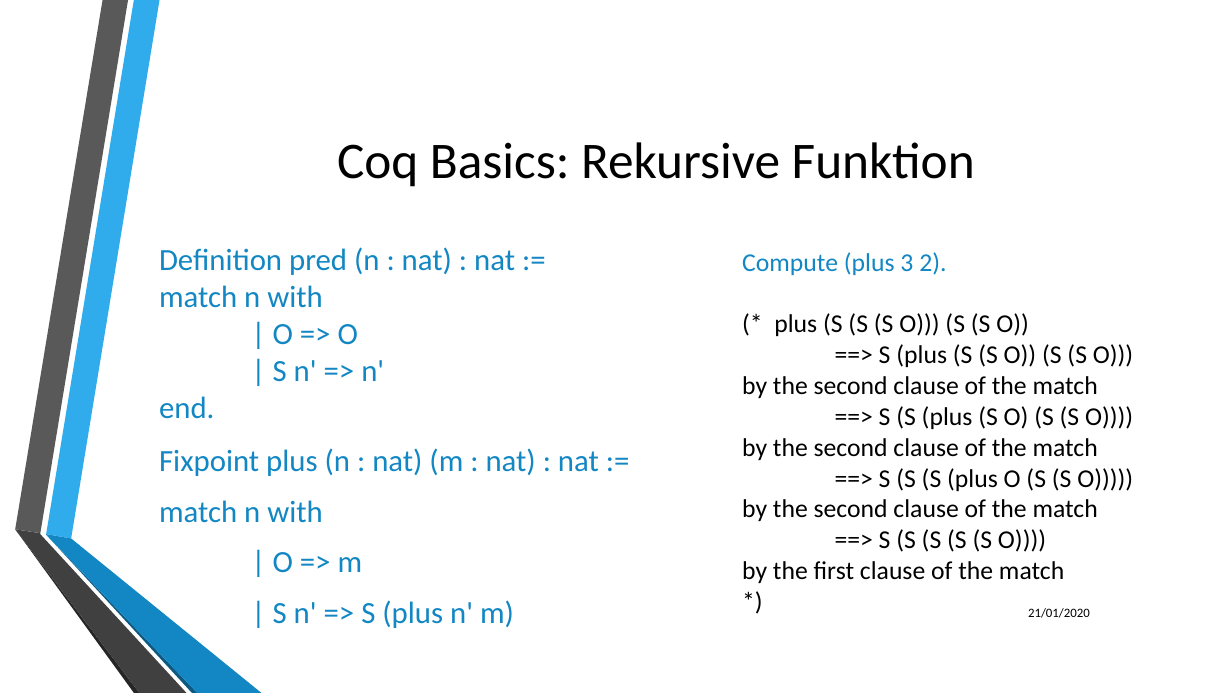
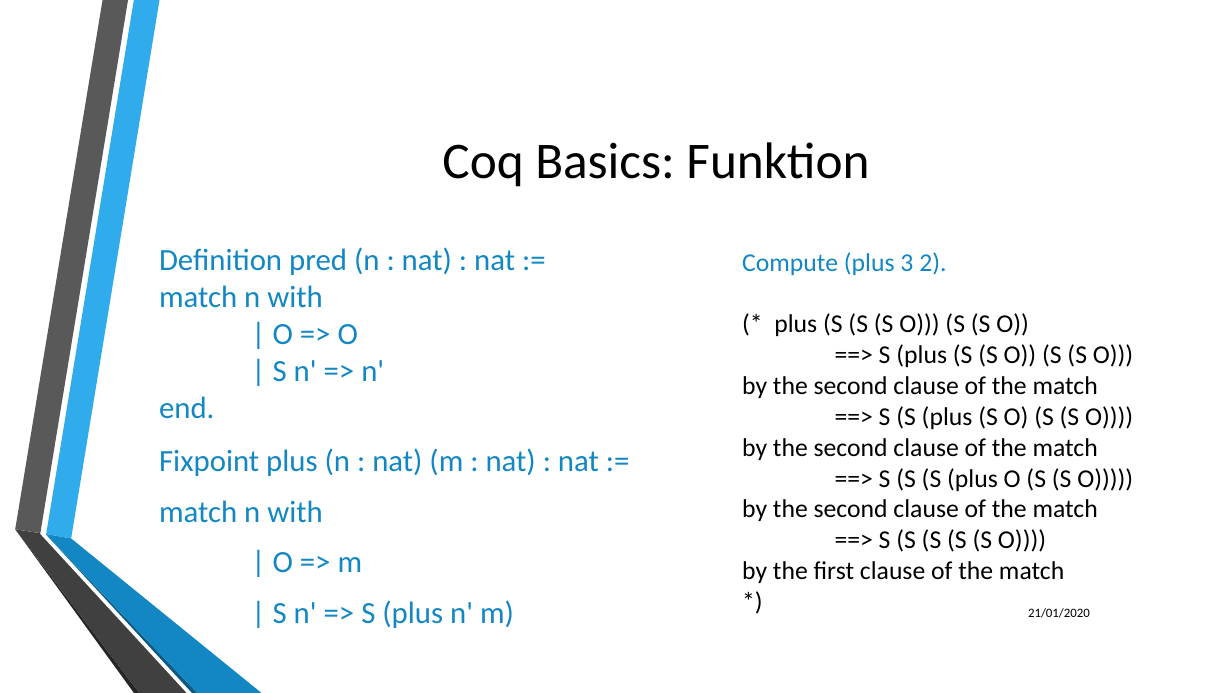
Before and after one commit to LukasKiederle/seminar-coq, a slide deck: slide 18 of final-presentation.odp. Drawn at 1232x693 pixels with LibreOffice and Linux fonts; fonts in the diff are those of the drawing; background and template pictures are left out. Boxes give left, top, right and bottom in pixels: in the first picture for what was removed or moved away, otherwise in the second. Text is boxed around its words. In the diff, an @@ line names an element or a change of style, - is before the commit and + after.

```diff
--- a/final-presentation.odp
+++ b/final-presentation.odp
@@ text at (x1=442, y1=142, x2=869, y2=187): text changed @@
-Coq Basics: Rekursive Funktion
+Coq Basics: Funktion
```
Also in this commit, not shown: 1 other slide changed.
